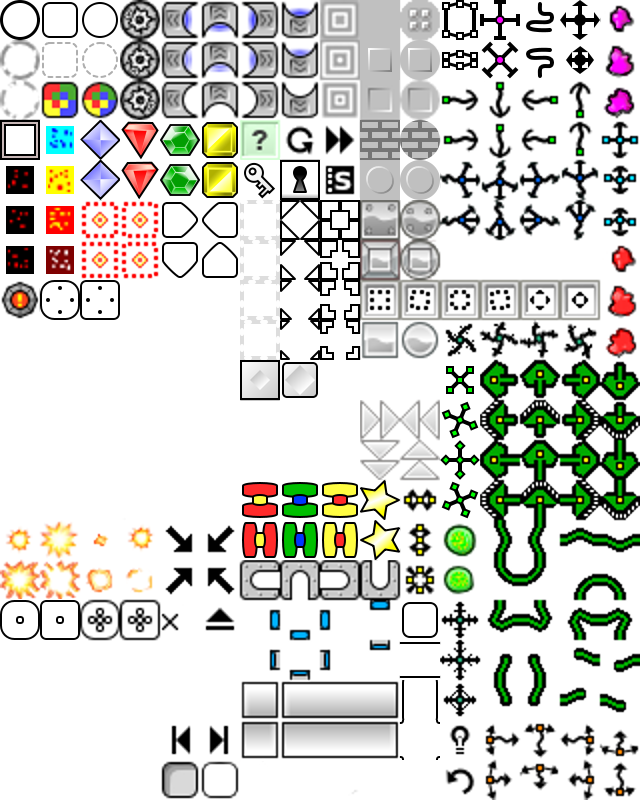
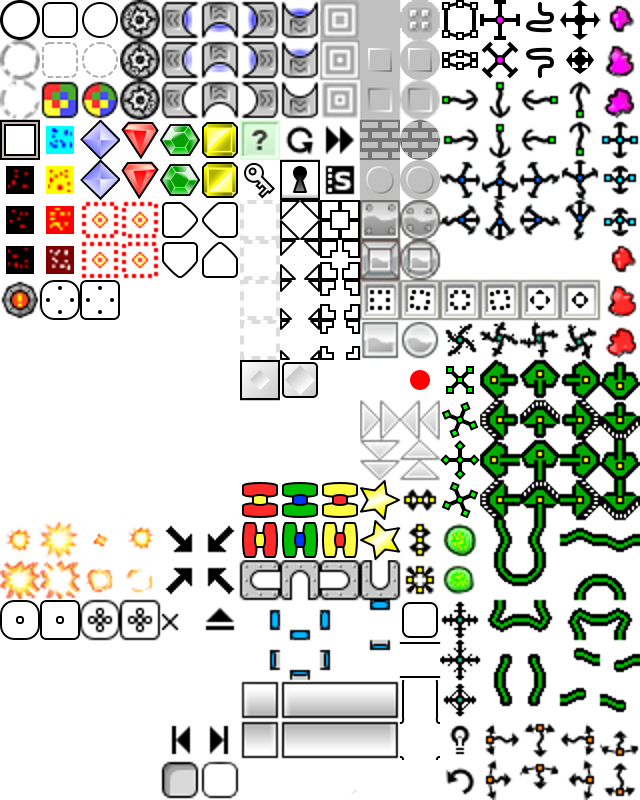
Before/after of a 640x800 layered artwork. What changed in the layer stack:
painted on "Capa nueva#1" over 410, 370, 440, 400
